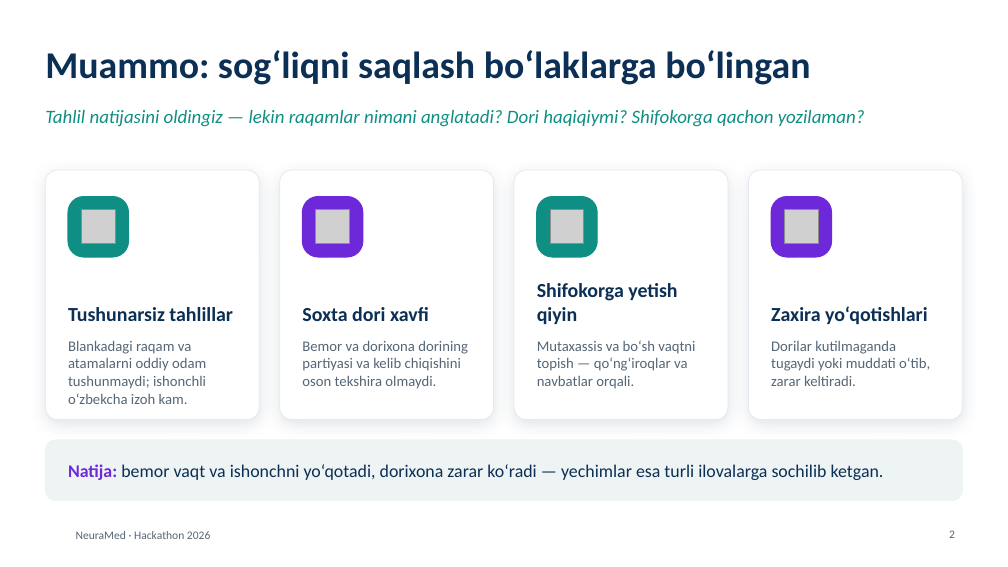
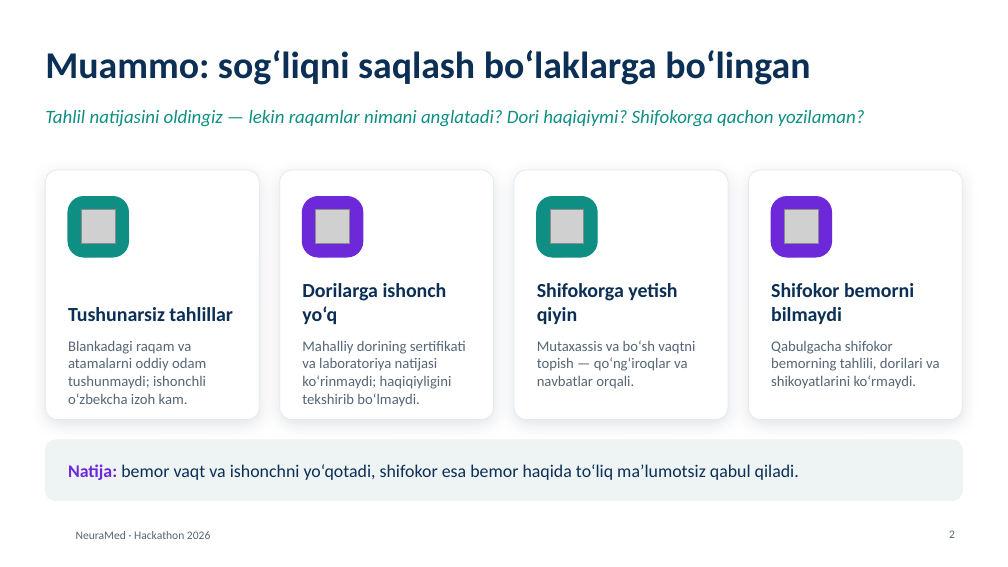
Before and after one commit to umarxon-008/umarxon-008, a slide deck: slide 2 of NeuraMed/taqdimot/NeuraMed-taqdimot.pptx. Drawn at 1008x567 pixels with LibreOffice and Linux fonts; fonts in the diff are those of the drawing; grey boxes stand for pictures; background and template pictures are left out. Boxes give left, top, right and bottom in pixels: in the first picture for what was removed or moved away, otherwise in the second. Text is boxed around its words. In the diff, an @@ line names an element or a change of style, - is before the commit and + after.

```diff
--- a/NeuraMed/taqdimot/NeuraMed-taqdimot.pptx
+++ b/NeuraMed/taqdimot/NeuraMed-taqdimot.pptx
@@ text at bbox=[302, 283, 447, 324]: text changed @@
-Soxta dori xavfi
+Dorilarga ishonch yo‘q
@@ text at bbox=[771, 283, 914, 324]: text changed @@
-Zaxira yo‘qotishlari
+Shifokor bemorni bilmaydi
@@ text at bbox=[302, 341, 466, 407]: text changed @@
-Bemor va dorixona dorining partiyasi va kelib chiqishini oson tekshira olmaydi.
+Mahalliy dorining sertifikati va laboratoriya natijasi ko‘rinmaydi; haqiqiyligini tekshirib bo‘lmaydi.
@@ text at bbox=[771, 341, 939, 388]: text changed @@
-Dorilar kutilmaganda tugaydi yoki muddati o‘tib, zarar keltiradi.
+Qabulgacha shifokor bemorning tahlili, dorilari va shikoyatlarini ko‘rmaydi.
@@ text at bbox=[68, 464, 799, 480]: text changed @@
-Natija: bemor vaqt va ishonchni yo‘qotadi, dorixona zarar ko‘radi — yechimlar esa turli ilovalarga sochilib ketgan.
+Natija: bemor vaqt va ishonchni yo‘qotadi, shifokor esa bemor haqida to‘liq ma’lumotsiz qabul qiladi.
```
Also in this commit, not shown: 12 other slides changed, 1 slide added, 1 slide removed.
